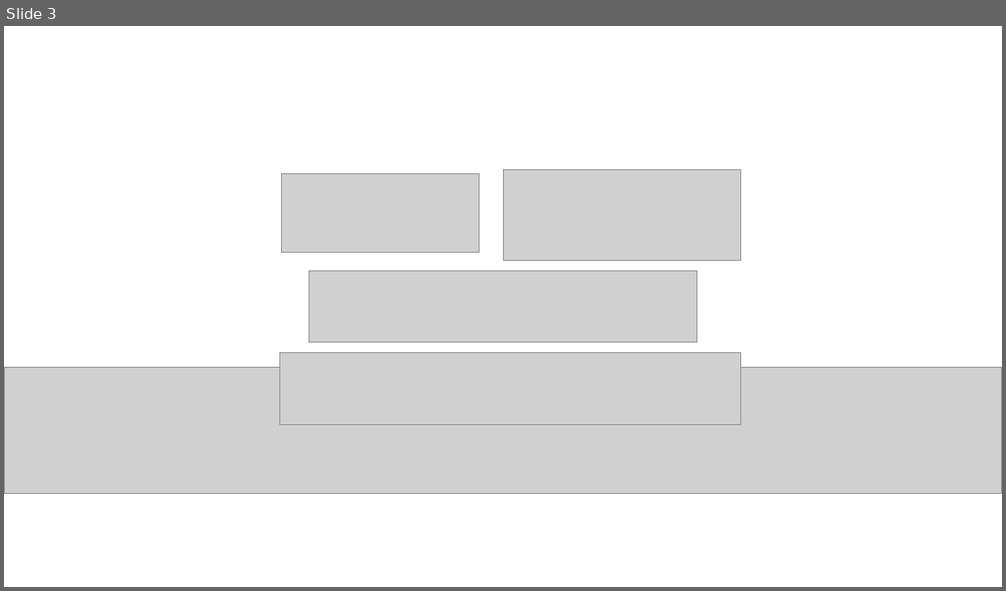
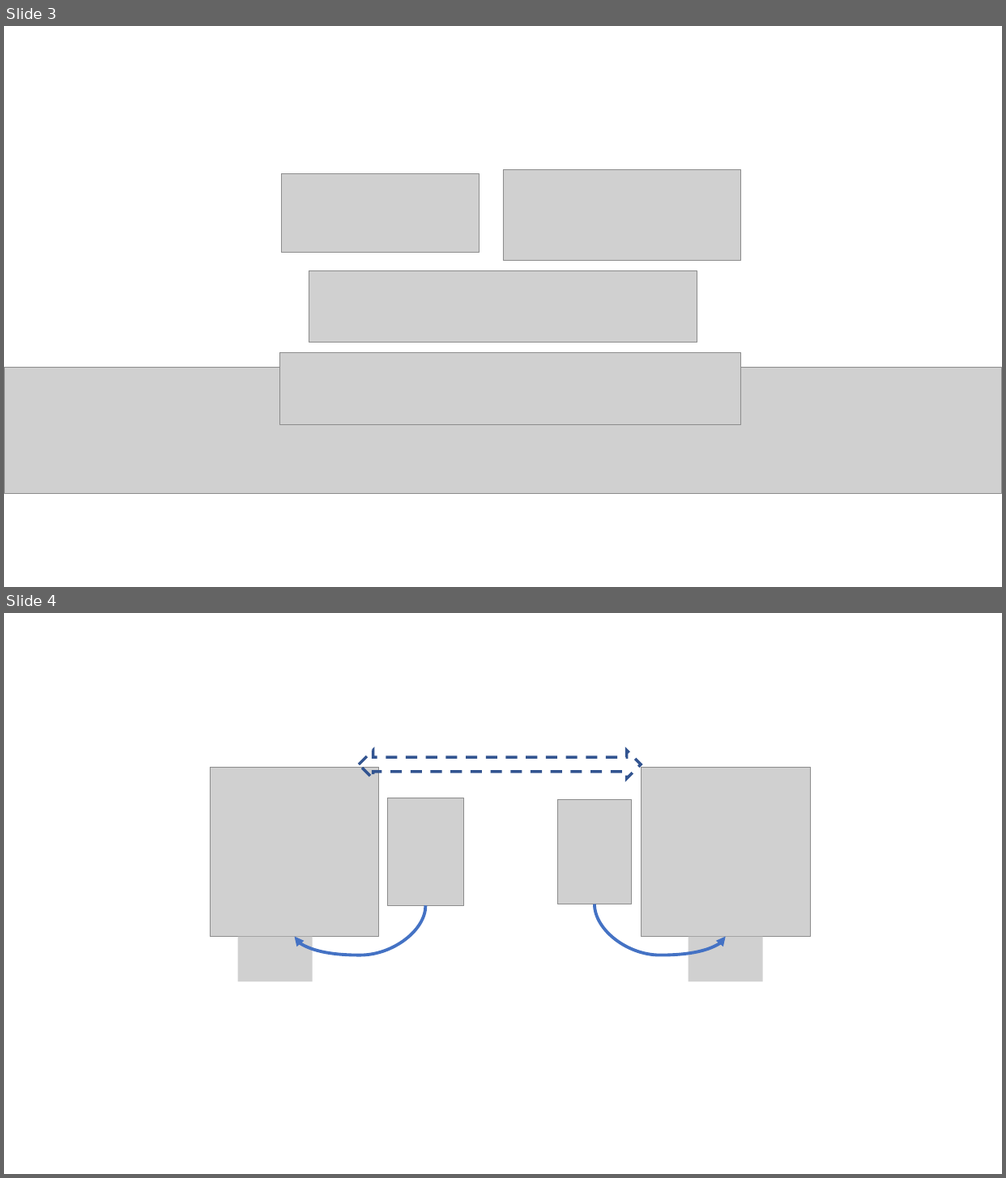
Before and after one commit to reports-by-hfwei/202211-research-report, a slide deck: figs/202211-research-report-figs.pptx. Shown one above the other, each under a label of ours: slide 3 before the commit, slides 3 and 4 after it. The pictures are 1006x591 and 1006x1178 pixels, drawn with LibreOffice and Linux fonts; fonts in the diff are those of the drawing; grey boxes stand for pictures. Boxes give left, top, right and bottom in pixels: in the first picture for what was removed or moved away, otherwise in the second. Text is boxed around its words. In the diff, an @@ line names an element or a change of style, - is before the commit and + after.

```diff
--- a/figs/202211-research-report-figs.pptx
+++ b/figs/202211-research-report-figs.pptx
@@ slide 4 added at (x1=4, y1=613, x2=1002, y2=1174), background #FFFFFF @@
@@ curved arrow added from (425, 905) to (295, 936), #4472C4 3 pt @@
@@ curved arrow added from (594, 905) to (726, 936), #4472C4 3 pt @@
@@ group added at (x1=210, y1=750, x2=810, y2=982): 6 pictures, 1 left right arrow @@
```
Also in this commit, not shown: 1 other slide added, 8 other files.
